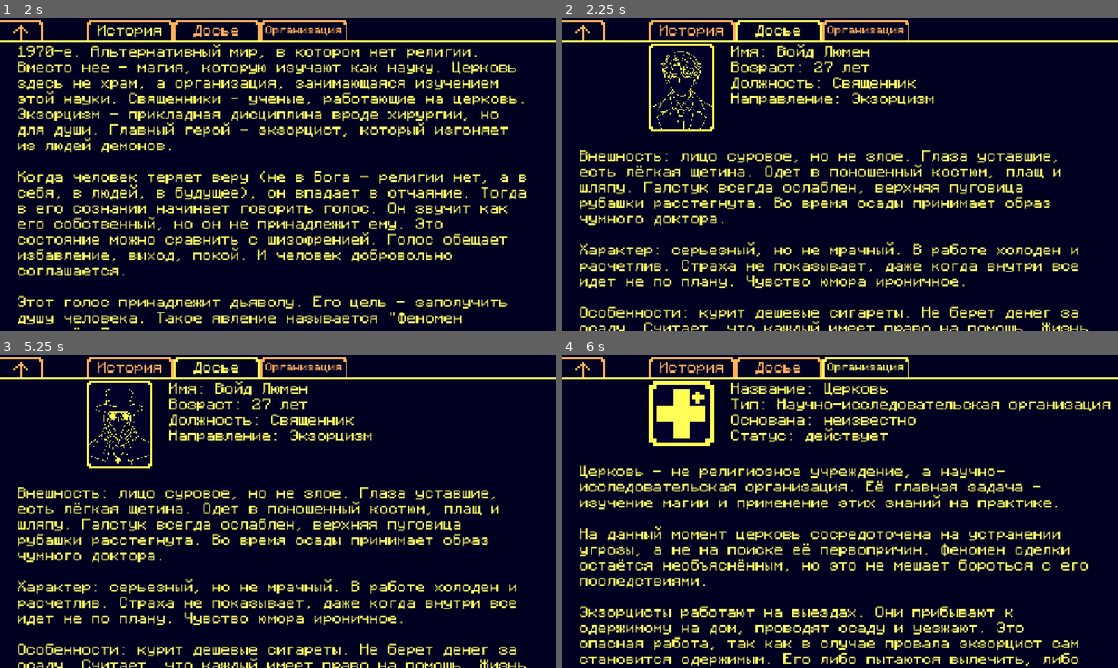
Above: before the commit, frames 1-4 (two rows, left to right).
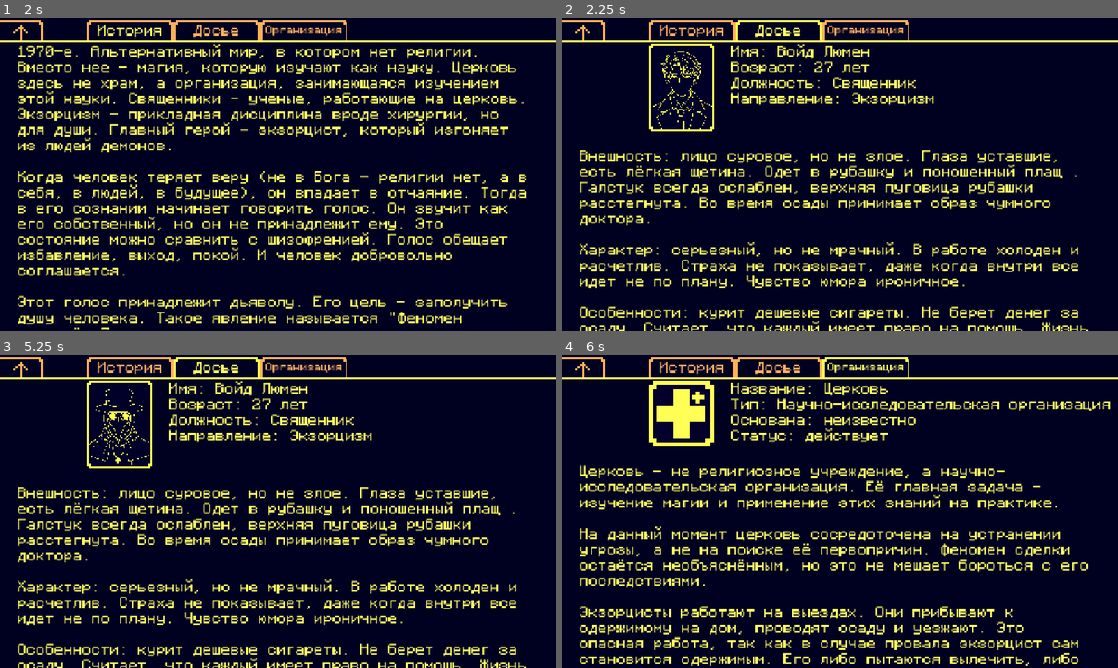
Above: after the commit, the same moments.

Repository: FyxOne/FaiDep
Game: Godot game, scene res://scenes/menu.tscn
The game is run twice, just before and just after one commit, with the same random seed, the same clock (stepped at 60 frames per second) and the same inputs.
Inputs (mouse positions are in pixels of both pictures, inside the frame that each line leads up to):
- Up to frame 1 (2 s): click "Лор игры" at 0.5 s; click "История" at 1.25 s
- Up to frame 2 (2.25 s): click "Досье" at 2 s
- Up to frame 3 (5.25 s): click "Организация" at 2.75 s; click "История" at 3.5 s; click "Досье" at 4.25 s; click (116, 423) at 5 s
- Up to frame 4 (6 s): click "Организация" at 5.75 s

Frame 1 is identical in both runs. In frame 2, 3.3% of the frame differs, in the area x 3-93%, y 46-67%; in frame 3, 3.3%; in frame 4, nothing differs.

Commit message:
ба бу бе))

Diff:
--- a/scenes/intro.tscn
+++ b/scenes/intro.tscn
@@ -277,9 +277,9 @@
 
 Исполнитель: Войд Люмен
 Цель: Осада
-Пациент: █████
-Местоположение: █████
-Примечание: █████"
+Пациент: #####
+Местоположение: #####
+Примечание: #####"
 
 [node name="yesButton" type="TextureButton" parent="book" unique_id=1288848800]
 layout_mode = 1
--- a/scenes/lore.tscn
+++ b/scenes/lore.tscn
@@ -193,7 +193,7 @@
 theme_override_colors/font_color = Color(1, 1, 0.39215687, 1)
 theme_override_fonts/font = ExtResource("4_oo4qk")
 theme_override_font_sizes/font_size = 32
-text = "Внешность: лицо суровое, но не злое. Глаза уставшие, есть лёгкая щетина. Одет в поношенный костюм, плащ и шляпу. Галстук всегда ослаблен, верхняя пуговица рубашки расстегнута. Во время осады принимает образ чумного доктора.
+text = "Внешность: лицо суровое, но не злое. Глаза уставшие, есть лёгкая щетина. Одет в рубашку и поношенный плащ . Галстук всегда ослаблен, верхняя пуговица рубашки расстегнута. Во время осады принимает образ чумного доктора.
 
 Характер: серьезный, но не мрачный. В работе холоден и расчетлив. Страха не показывает, даже когда внутри все идет не по плану. Чувство юмора ироничное.
 
--- a/scripts/start_siege.gd
+++ b/scripts/start_siege.gd
@@ -8,7 +8,7 @@
 	"Люмен делает глубокий вдох и начинает."
 ]
 var index = 0
-var word_count = 5
+var word_count = 100
 var current_index = 0
 var bpm = 75
 var last_click_time = 0.0
